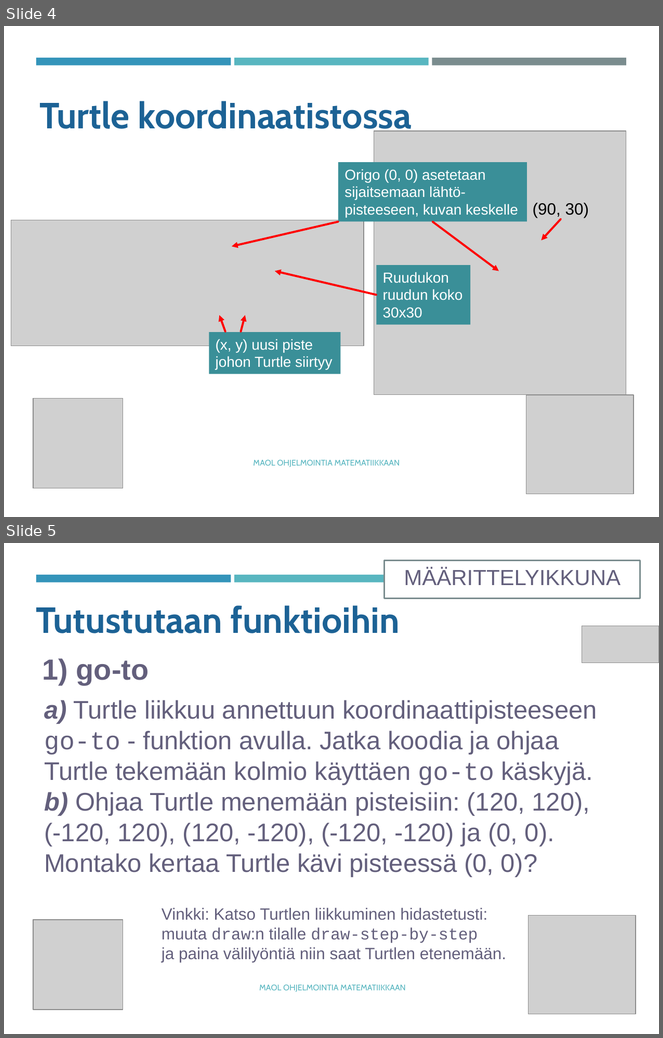
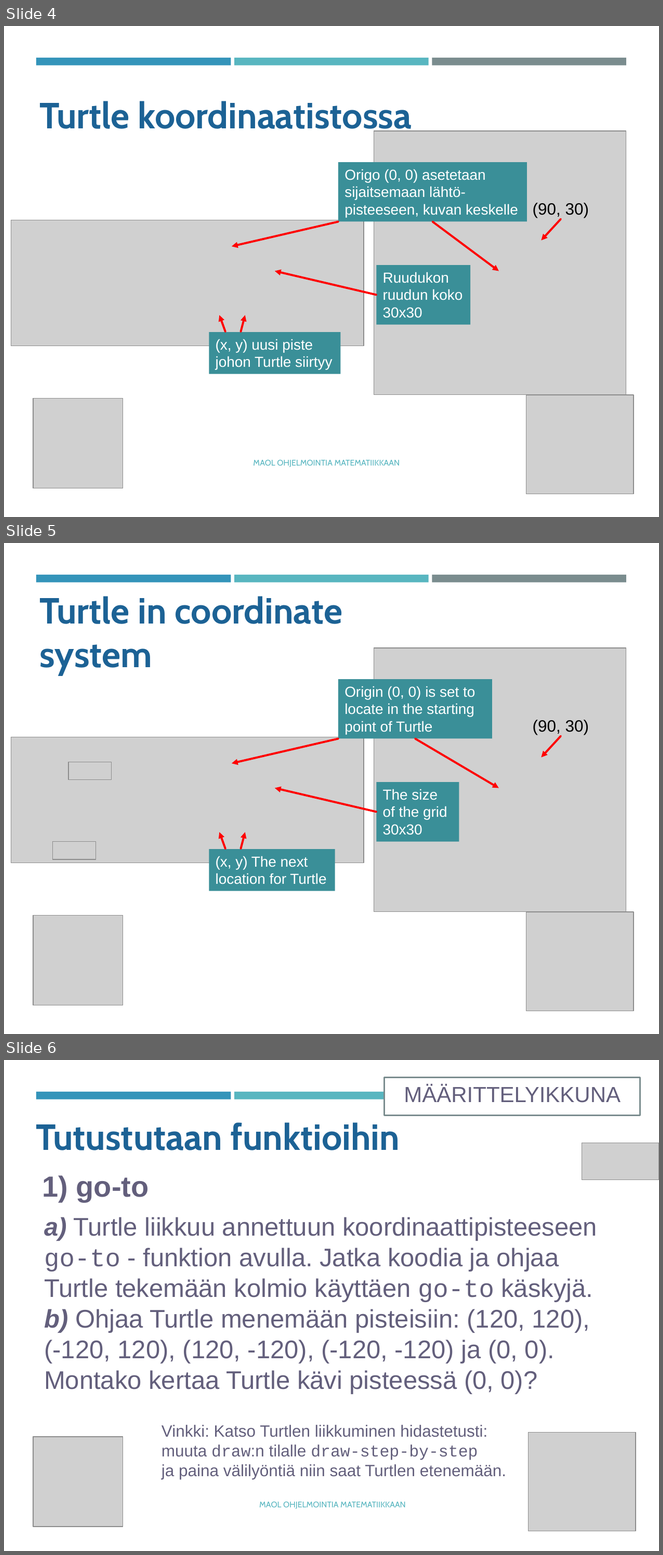
Before and after one commit to tyynetyyne/tyynetyyne.github.io, a slide deck: tehtavat/tiedostot/maol/power_point/Racket-MAOL-5-6-turtle2.pptx. Shown one above the other, each under a label of ours: slides 4 and 5 before the commit, slides 4, 5 and 6 after it. The pictures are 663x1038 and 663x1555 pixels, drawn with LibreOffice and Linux fonts; fonts in the diff are those of the drawing; grey boxes stand for pictures. Boxes give left, top, right and bottom in pixels: in the first picture for what was removed or moved away, otherwise in the second. Text is boxed around its words. In the diff, an @@ line names an element or a change of style, - is before the commit and + after.

```diff
--- a/tehtavat/tiedostot/maol/power_point/Racket-MAOL-5-6-turtle2.pptx
+++ b/tehtavat/tiedostot/maol/power_point/Racket-MAOL-5-6-turtle2.pptx
@@ slide 5 added at box(4, 543, 659, 1034), background #FFFFFF; not listed: 3 template elements that a slide beside it also shows @@
@@ text added at box(39, 596, 343, 676), 40 pt, text #1D6294, bold @@
+Turtle in coordinate system
@@ picture added at box(374, 648, 626, 912) @@
@@ rectangle added at box(338, 679, 492, 739), fill #3A8F98, 16 pt, text #FFFFFF @@
+Origin (0, 0) is set to
+locate in the starting
+point of Turtle
@@ text added at box(533, 720, 590, 735), 18 pt, text #000000 @@
+(90, 30)
@@ picture added at box(11, 737, 364, 863) @@
@@ arrow added from (338, 739) to (232, 764), #FF0000 2.25 pt @@
@@ arrow added from (415, 739) to (499, 788), #FF0000 2.25 pt @@
@@ arrow added from (561, 736) to (541, 757), #FF0000 2.25 pt @@
@@ picture added at box(68, 762, 112, 780) @@
@@ arrow added from (377, 812) to (274, 788), #FF0000 2.25 pt @@
@@ rectangle added at box(377, 782, 460, 842), fill #3A8F98, 16 pt, text #FFFFFF @@
+The size
+of the grid
+30x30
@@ arrow added from (226, 849) to (220, 833), #FF0000 2.25 pt @@
@@ arrow added from (241, 849) to (245, 833), #FF0000 2.25 pt @@
@@ picture added at box(52, 842, 96, 860) @@
@@ rectangle added at box(209, 850, 335, 891), fill #3A8F98, 16 pt, text #FFFFFF @@
+(x, y) The next
+location for Turtle
@@ picture added at box(33, 916, 123, 1006) @@
@@ picture added at box(526, 912, 634, 1011) @@
@@ what was slide 5 is now slide 6 @@
```
Also in this commit, not shown: 1 other slide added, 3 other files.
